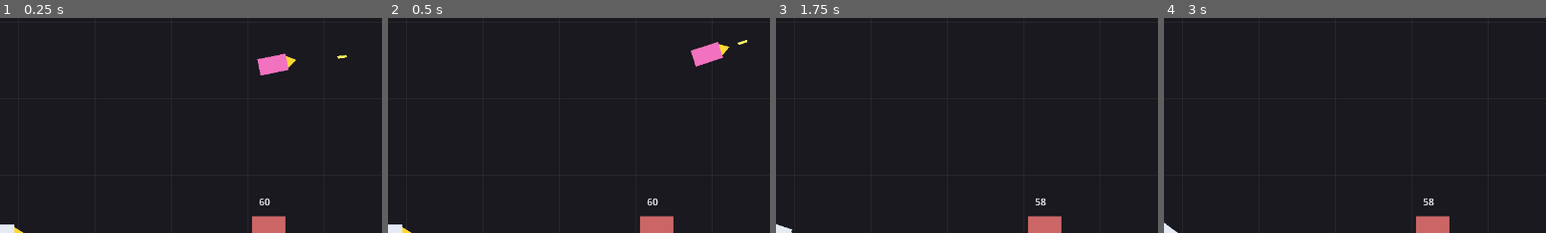
Above: before the commit, frames 1-4 (left to right).
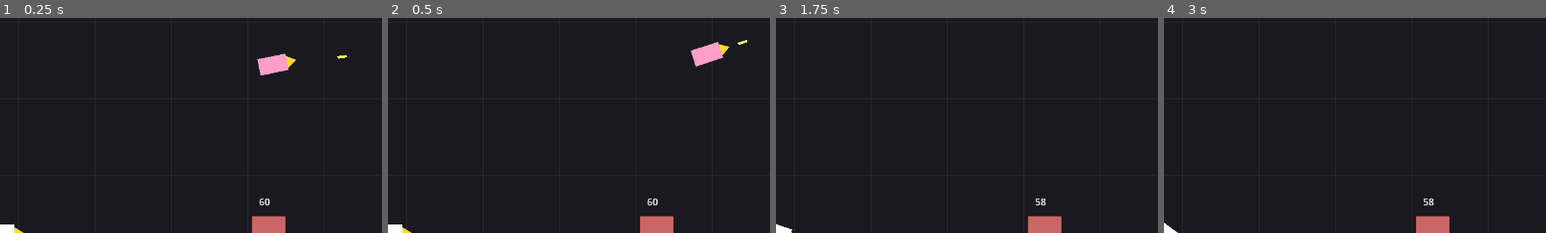
Above: after the commit, the same moments.

Repository: b3p3k0/bentchrome
Game: Godot game, scene res://levels/arena/arena.tscn
Two runs of this game, one before a commit and one after it. Both use one fixed random seed, a clock stepped at 60 frames per second and the inputs below.
Inputs (mouse positions are % of the whole screen's width and height, from its top left):
- Up to frame 1 (0.25 s): no input
- Up to frame 2 (0.5 s): no input
- Up to frame 3 (1.75 s): tap Enter (ui_accept) at 0.5, 0.77 s; move the mouse to (72, 45) at 0.52 s; hold D (move_right) 0.53-1.25 s; click (72, 45) at 0.6 s; drag from (30, 55) to (50, 50) at 1.27 s
- Up to frame 4 (3 s): move the mouse to (60, 28) at 2.02 s; hold D (move_right) 2.03-2.75 s; tap Space at 2.1 s; tap Enter (ui_accept) at 2.75 s; drag from (45, 70) to (20, 35) at 2.77 s
The pictures show only the part of the screen within x 50-100%, y 0-50%; the shares and areas given below are measured in that part.

The runs differ from the first frame. In frame 1, 0.6% of the frame differs, in the area x 67-76%, y 16-27%; in frame 2, 0.6%, in the area x 79-88%, y 11-23%; in frame 3, less than 0.1%; in frame 4, less than 0.1%.

Commit message:
Phase 4: import the full 9-car roster from roster.json
Add tools/import_roster.gd, a headless importer that reads assets/data/roster.json (the authoring source) and writes one VehicleStats .tres per car. Extend VehicleStats with flavor, special name/desc, and accent colour so the resources carry the full design intent. Generates all nine cars (bumper, cricket, ghost, hammertoe, kandykane, mrghastly, razorback, smoky, splatcat); re-run the importer whenever roster.json changes.

Co-Authored-By: Claude Opus 4.8 <noreply@anthropic.com>

Diff:
--- /dev/null
+++ b/data/vehicles/bumper.tres
@@ -0,0 +1,18 @@
+[gd_resource type="Resource" script_class="VehicleStats" format=3]
+
+[ext_resource type="Script" path="res://resources/vehicle_stats.gd" id="1_1y5ys"]
+
+[resource]
+script = ExtResource("1_1y5ys")
+id = &"bumper"
+car_name = "Bumper"
+driver_name = "Chester J. Banks"
+flavor = "Country-club rebel in a hot-pink land yacht. The Cadillac floats, then thuds when it lands. It is slow off the line yet cruises steady once moving. Steering is lazy but predictable. He weaponizes swagger and wide fenders."
+special_name = "Blunt Blaze"
+special_desc = "a front cone of fire that widens with distance. Applies steady burn while the torch is held, then ignites the target for 10 more seconds. Perfect for corner traps and lane denial."
+acceleration = 3
+top_speed = 6
+armor = 7
+special_power = 7
+primary_color = Color(1, 0.23921569, 0.65882355, 1)
+accent_color = Color(1, 0.83137256, 0.9411765, 1)
--- a/data/vehicles/cricket.tres
+++ b/data/vehicles/cricket.tres
@@ -1,15 +1,19 @@
-[gd_resource type="Resource" script_class="VehicleStats" load_steps=2 format=3]
+[gd_resource type="Resource" script_class="VehicleStats" format=3]
 
-[ext_resource type="Script" path="res://resources/vehicle_stats.gd" id="1_vs"]
+[ext_resource type="Script" path="res://resources/vehicle_stats.gd" id="1_gokgg"]
 
 [resource]
-script = ExtResource("1_vs")
+script = ExtResource("1_gokgg")
 id = &"cricket"
 car_name = "Cricket"
 driver_name = "Mae Hemm"
+flavor = "A dirt-track prodigy with bubble-gum confidence. The bright green midget car rockets out of corners. It skitters at the edge of control on pavement. Fragile panels keep weight down but punish mistakes. She lives for straight-line charges and risky lines."
+special_name = "Leap"
+special_desc = "locks the nearest target in range, then full-throttle body-check. Ignores destructible cover and grants 2 seconds of brief invulnerability after impact. Massive hit and speed drain if it connects."
 acceleration = 8
 top_speed = 8
 handling = 4
 armor = 4
 special_power = 8
-primary_color = Color(0.19, 1.0, 0.34, 1)
+primary_color = Color(0.19215687, 1, 0.34117648, 1)
+accent_color = Color(0.039215688, 0.5411765, 0.17254902, 1)
--- a/data/vehicles/ghost.tres
+++ b/data/vehicles/ghost.tres
@@ -1,15 +1,19 @@
-[gd_resource type="Resource" script_class="VehicleStats" load_steps=2 format=3]
+[gd_resource type="Resource" script_class="VehicleStats" format=3]
 
-[ext_resource type="Script" path="res://resources/vehicle_stats.gd" id="1_vs"]
+[ext_resource type="Script" path="res://resources/vehicle_stats.gd" id="1_mp7g2"]
 
 [resource]
-script = ExtResource("1_vs")
+script = ExtResource("1_mp7g2")
 id = &"ghost"
 car_name = "Ghost"
 driver_name = "Chad Duché"
+flavor = "A pristine 1960s white sports car built for applause. It launches hard, carves clean arcs, and screams at the top end. Thin skin makes every mistake expensive. The driver smiles for cameras while hunting the win. Fame is fuel, and it burns fast."
+special_name = "Phantom Phire"
+special_desc = "a spectral missile that locks the nearest target anywhere on the map. Passes through cover and expires after 90 seconds if it fails to hit. Beatable only by outrunning and breaking line."
 acceleration = 8
 top_speed = 9
 handling = 7
 armor = 3
 special_power = 6
-primary_color = Color(0.9, 0.92, 0.96, 1)
+primary_color = Color(0.99215686, 0.99215686, 0.99215686, 1)
+accent_color = Color(0.84313726, 0.8901961, 1, 1)
--- /dev/null
+++ b/data/vehicles/hammertoe.tres
@@ -0,0 +1,17 @@
+[gd_resource type="Resource" script_class="VehicleStats" format=3]
+
+[ext_resource type="Script" path="res://resources/vehicle_stats.gd" id="1_te4k7"]
+
+[resource]
+script = ExtResource("1_te4k7")
+id = &"hammertoe"
+car_name = "Hammertoe"
+driver_name = "Chuck and Vern"
+flavor = "Two party-boy dropouts in a lifted monster. It wallows like a boat and hates hairpins. The frame is stout and happy to trade paint. Straight roads turn it mean; tight tracks punish it. Collisions are not accidents. They are a plan."
+special_name = "Toe Jam"
+special_desc = "triggers on collision when a charge is held. Replaces normal crash damage with a heavy, punishing hit. Best when ambushing around blind corners."
+handling = 3
+armor = 7
+special_power = 7
+primary_color = Color(0.5411765, 0.25882354, 1, 1)
+accent_color = Color(0.32156864, 0.07058824, 0.6431373, 1)
--- a/data/vehicles/kandykane.tres
+++ b/data/vehicles/kandykane.tres
@@ -1,15 +1,18 @@
-[gd_resource type="Resource" script_class="VehicleStats" load_steps=2 format=3]
+[gd_resource type="Resource" script_class="VehicleStats" format=3]
 
-[ext_resource type="Script" path="res://resources/vehicle_stats.gd" id="1_vs"]
+[ext_resource type="Script" path="res://resources/vehicle_stats.gd" id="1_acei3"]
 
 [resource]
-script = ExtResource("1_vs")
+script = ExtResource("1_acei3")
 id = &"kandykane"
 car_name = "Kandy Kane"
 driver_name = "Kandy Kane"
-acceleration = 5
+flavor = "A sadistic clown queen wrapped in leather and laughter. Her battered ice cream truck lures crowds, then scatters them. She delights in chaos and close-quarters carnage. The rig is heavy and stubborn but inexorable once rolling. Expect brute control and sustained pressure over finesse."
+special_name = "Molotov Cocktail"
+special_desc = "a flaming bottle that bursts on impact. Low initial hit, then burns the target for 15 seconds. Works best when pinning foes in tight alleys."
 top_speed = 6
 handling = 3
 armor = 8
 special_power = 8
-primary_color = Color(0.95, 0.45, 0.75, 1)
+primary_color = Color(1, 0.61960787, 0.78431374, 1)
+accent_color = Color(1, 0.3529412, 0.6156863, 1)
--- /dev/null
+++ b/data/vehicles/mrghastly.tres
@@ -0,0 +1,19 @@
+[gd_resource type="Resource" script_class="VehicleStats" format=3]
+
+[ext_resource type="Script" path="res://resources/vehicle_stats.gd" id="1_u34ng"]
+
+[resource]
+script = ExtResource("1_u34ng")
+id = &"mrghastly"
+car_name = "Mr. Ghastly"
+driver_name = "???"
+flavor = "A roaring old-school Harley ridden by death in leather. The bike is viciously quick and dances through gaps. Armor is a rumor; every hit matters. The rider’s gaze never blinks. Miss him once and he is gone."
+special_name = "Scythe of the Damned"
+special_desc = "a straight-line, slightly slow, recharging projectile. Immense damage if it connects, no homing. Demands precise timing and lane control."
+acceleration = 8
+top_speed = 8
+handling = 7
+armor = 2
+special_power = 9
+primary_color = Color(1, 0.2, 0.26666668, 1)
+accent_color = Color(0.6509804, 0, 0.06666667, 1)
--- /dev/null
+++ b/data/vehicles/razorback.tres
@@ -0,0 +1,19 @@
+[gd_resource type="Resource" script_class="VehicleStats" format=3]
+
+[ext_resource type="Script" path="res://resources/vehicle_stats.gd" id="1_k4hf5"]
+
+[resource]
+script = ExtResource("1_k4hf5")
+id = &"razorback"
+car_name = "Razorback"
+driver_name = "Big Sarge"
+flavor = "A stolen military Hummer turned arena brawler. Thick plates and reinforced frame soak punishment. It lumbers into corners but holds ground like a bunker. Speed is serviceable when the road opens. Best used to herd opponents into kill lanes."
+special_name = "Red Glare"
+special_desc = "a forward pod dumps 20 fast rockets in a tight spread. Each hit hurts; eating the salvo is devastating. Ideal at mid-range on straight approaches."
+acceleration = 3
+top_speed = 6
+handling = 4
+armor = 8
+special_power = 7
+primary_color = Color(0.12156863, 0.43529412, 0.22745098, 1)
+accent_color = Color(0.050980393, 0.2509804, 0.1254902, 1)
--- /dev/null
+++ b/data/vehicles/smoky.tres
@@ -0,0 +1,19 @@
+[gd_resource type="Resource" script_class="VehicleStats" format=3]
+
+[ext_resource type="Script" path="res://resources/vehicle_stats.gd" id="1_r6htc"]
+
+[resource]
+script = ExtResource("1_r6htc")
+id = &"smoky"
+car_name = "Smoky"
+driver_name = "Officer Richard Vepsh"
+flavor = "A hard-nosed cop in a pursuit-tuned SUV. It jumps off the line and shrugs off fender benders. Mid pack at the top end and clumsy in tight chicanes. Built for ramming and zone control. Sirens on means mercy off."
+special_name = "Taser"
+special_desc = "auto-locks within close range and channels continuous shock. Deals light damage per second and cripples the victim’s handling while in range. Sustains up to 20 seconds if the target cannot break away."
+acceleration = 7
+top_speed = 6
+handling = 4
+armor = 7
+special_power = 7
+primary_color = Color(0.07058824, 0.22745098, 0.41960785, 1)
+accent_color = Color(0.039215688, 0.1254902, 0.23529412, 1)
--- /dev/null
+++ b/data/vehicles/splatcat.tres
@@ -0,0 +1,18 @@
+[gd_resource type="Resource" script_class="VehicleStats" format=3]
+
+[ext_resource type="Script" path="res://resources/vehicle_stats.gd" id="1_ambga"]
+
+[resource]
+script = ExtResource("1_ambga")
+id = &"splatcat"
+car_name = "Splat Cat"
+driver_name = "Juan Dough"
+flavor = "A fast-talking courier with nine lives and unpaid parking tickets. The compact ride is quick, nimble, and streetwise. Armor sits in the middle; evasive driving is the real defense. He thrives in traffic and dirty lines. Delivery guaranteed, signature optional."
+special_name = "Splat Effect"
+special_desc = "on hit, the victim’s speed is cut in half immediately and capped at 50% of max for 3 seconds. Brutal for chase denial and escape setups. Best used to chain team pressure or secure pickups."
+acceleration = 6
+top_speed = 7
+handling = 7
+special_power = 8
+primary_color = Color(0.7882353, 0.32941177, 0.101960786, 1)
+accent_color = Color(1, 0.5411765, 0.25490198, 1)
--- a/resources/vehicle_stats.gd
+++ b/resources/vehicle_stats.gd
@@ -1,12 +1,15 @@
 class_name VehicleStats
 extends Resource
-## Per-vehicle identity + design stats (1-10). StatCurves maps these to engine
-## units so each car's feel comes from data, not code. Authoring source is
-## assets/data/roster.json (an importer can generate these later).
+## Per-vehicle identity + design stats (1-10). StatCurves maps the stats to engine
+## units so each car's feel comes from data, not code. Generated from
+## assets/data/roster.json by tools/import_roster.gd (the authoring source).
 
 @export var id: StringName = &""
 @export var car_name: String = ""
 @export var driver_name: String = ""
+@export_multiline var flavor: String = ""
+@export var special_name: String = ""
+@export_multiline var special_desc: String = ""
 
 @export_range(1, 10) var acceleration: int = 5
 @export_range(1, 10) var top_speed: int = 5
@@ -15,3 +18,4 @@
 @export_range(1, 10) var special_power: int = 5
 
 @export var primary_color := Color(0.85, 0.2, 0.3)
+@export var accent_color := Color(1, 1, 1)
--- /dev/null
+++ b/tools/import_roster.gd
@@ -0,0 +1,52 @@
+extends SceneTree
+## Headless importer: assets/data/roster.json -> data/vehicles/<id>.tres
+## (one VehicleStats each). roster.json stays the single source of truth.
+## Run: godot --headless --path . -s res://tools/import_roster.gd
+
+func _init() -> void:
+	var f := FileAccess.open("res://assets/data/roster.json", FileAccess.READ)
+	if f == null:
+		push_error("import_roster: roster.json not found")
+		quit()
+		return
+	var data: Variant = JSON.parse_string(f.get_as_text())
+	f.close()
+	if typeof(data) != TYPE_DICTIONARY or not data.has("characters"):
+		push_error("import_roster: malformed roster.json")
+		quit()
+		return
+
+	var count := 0
+	for c in data["characters"]:
+		var vs := VehicleStats.new()
+		vs.id = StringName(c.get("id", ""))
+		vs.car_name = c.get("car_name", "")
+		vs.driver_name = c.get("driver_name", "")
+		vs.flavor = c.get("flavor", "")
+
+		var sw: String = c.get("special_weapon", "")
+		var colon := sw.find(":")
+		if colon > 0:
+			vs.special_name = sw.substr(0, colon).strip_edges()
+			vs.special_desc = sw.substr(colon + 1).strip_edges()
+		else:
+			vs.special_desc = sw
+
+		var st: Dictionary = c.get("stats", {})
+		vs.acceleration = int(st.get("acceleration", 5))
+		vs.top_speed = int(st.get("top_speed", 5))
+		vs.handling = int(st.get("handling", 5))
+		vs.armor = int(st.get("armor", 5))
+		vs.special_power = int(st.get("special_power", 5))
+
+		var cols: Dictionary = c.get("colors", {})
+		vs.primary_color = Color(cols.get("primary", "#cccccc"))
+		vs.accent_color = Color(cols.get("accent", "#ffffff"))
+
+		var path := "res://data/vehicles/%s.tres" % c.get("id", "unknown")
+		var err := ResourceSaver.save(vs, path)
+		print("import_roster: %s -> err %d" % [path, err])
+		count += 1
+
+	print("import_roster: wrote %d vehicles" % count)
+	quit()
